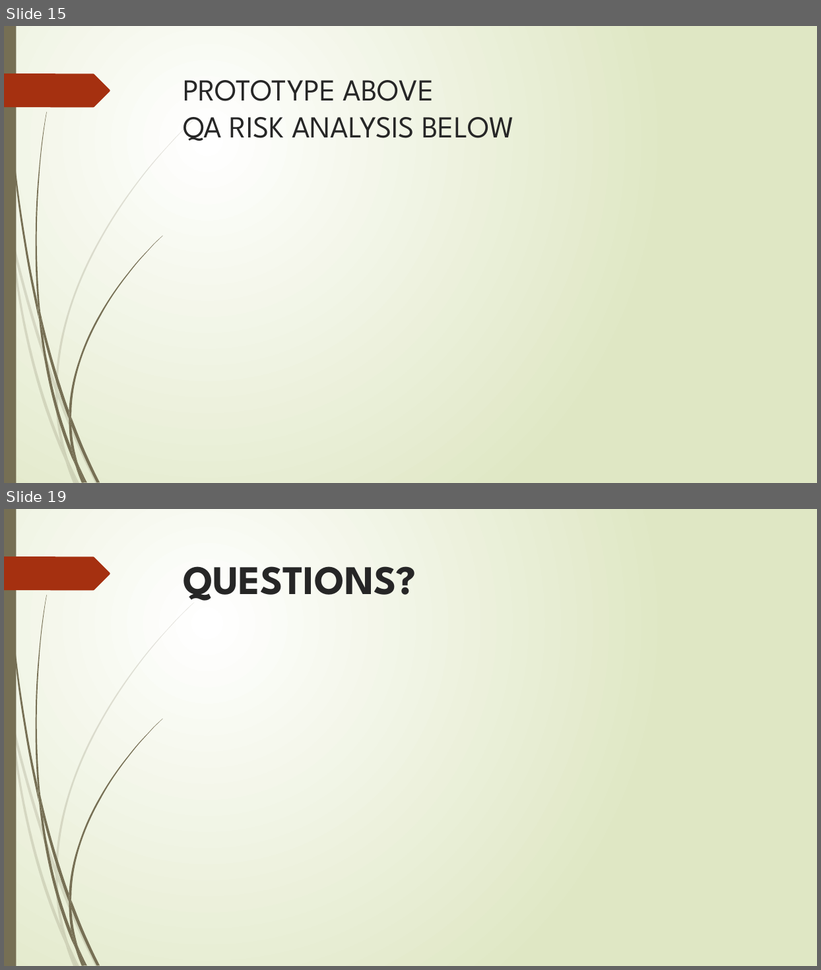
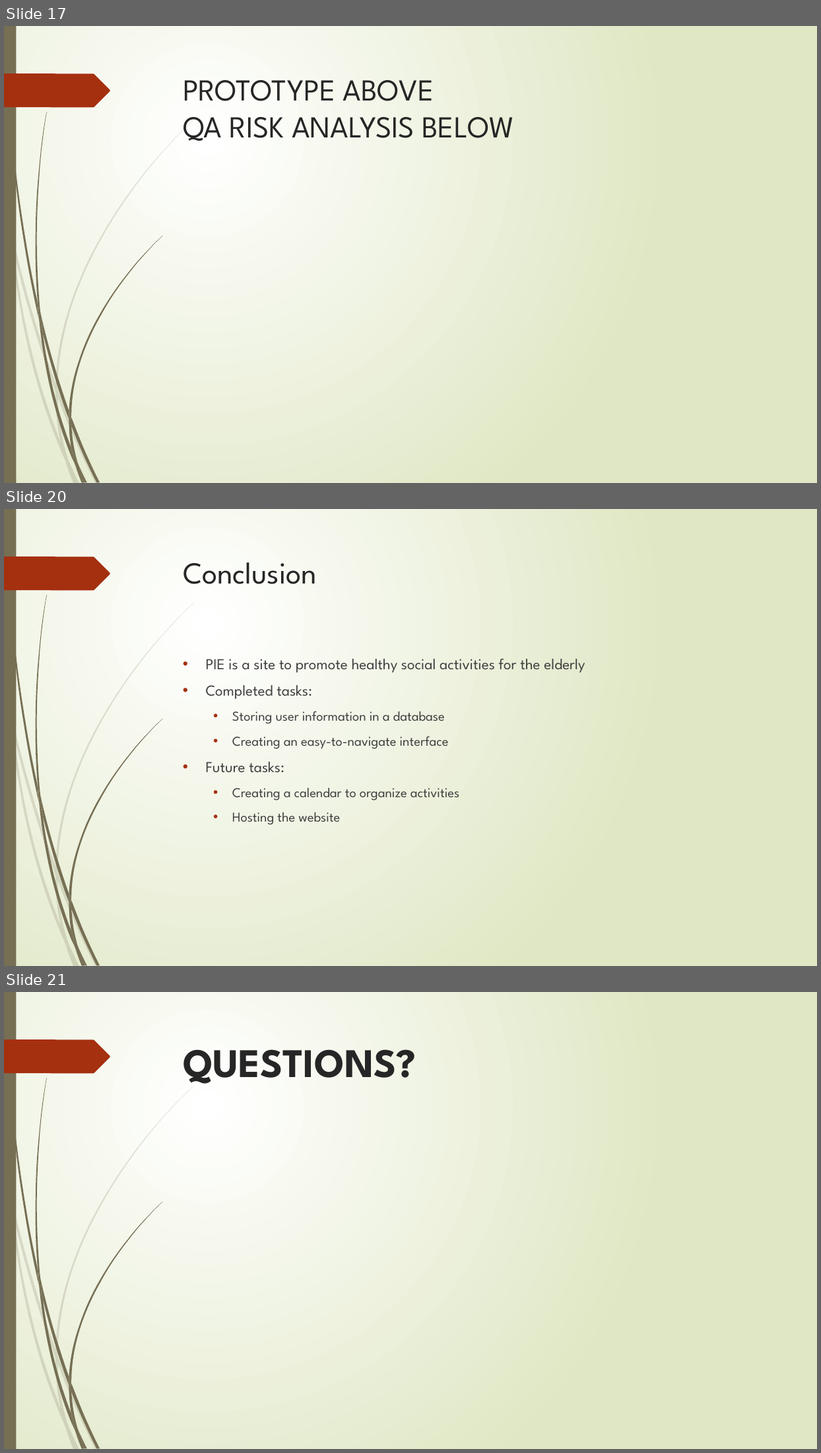
Before and after one commit to cs480GroupCAKE/PIEWebsite, a slide deck: Presentation/12.8.15 Presentation (Revised).pptx. Shown one above the other, each under a label of ours: slides 15 and 19 before the commit, slides 17, 20 and 21 after it; the slides between them are not shown. The pictures are 821x970 and 821x1453 pixels, drawn with LibreOffice and Linux fonts; fonts in the diff are those of the drawing. Boxes give left, top, right and bottom in pixels: in the first picture for what was removed or moved away, otherwise in the second. Text is boxed around its words. In the diff, an @@ line names an element or a change of style, - is before the commit and + after.

```diff
--- a/Presentation/12.8.15 Presentation (Revised).pptx
+++ b/Presentation/12.8.15 Presentation (Revised).pptx
@@ slide 20 added at box(4, 509, 817, 966), background gradient #FFFFFF to #DFE8C4; not listed: 24 template elements that a slide beside it also shows @@
@@ title added at box(183, 562, 317, 584), 36 pt, text #262626 @@
+Conclusion
@@ text added at box(206, 659, 585, 825), 16 pt, text #404040 @@
+• PIE is a site to promote healthy social activities for the elderly
+• Completed tasks:
+  • Storing user information in a database
+  • Creating an easy-to-navigate interface
+• Future tasks:
+  • Creating a calendar to organize activities
+  • Hosting the website
@@ what was slide 15 is now slide 17 @@
@@ what was slide 19 is now slide 21 @@
```
Also in this commit, not shown: 4 slides changed, 3 other slides added, 2 slides removed, 1 other file.
